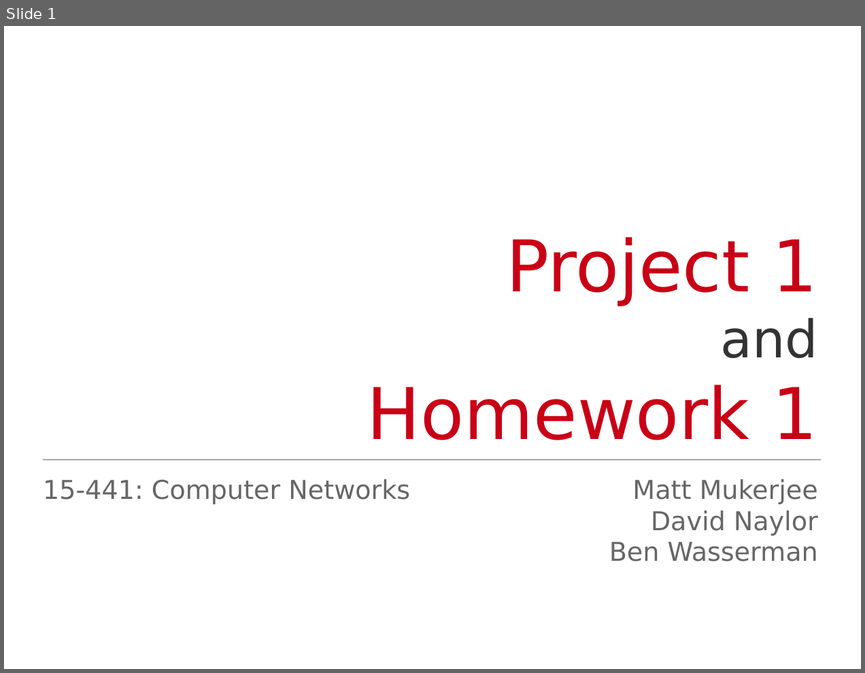
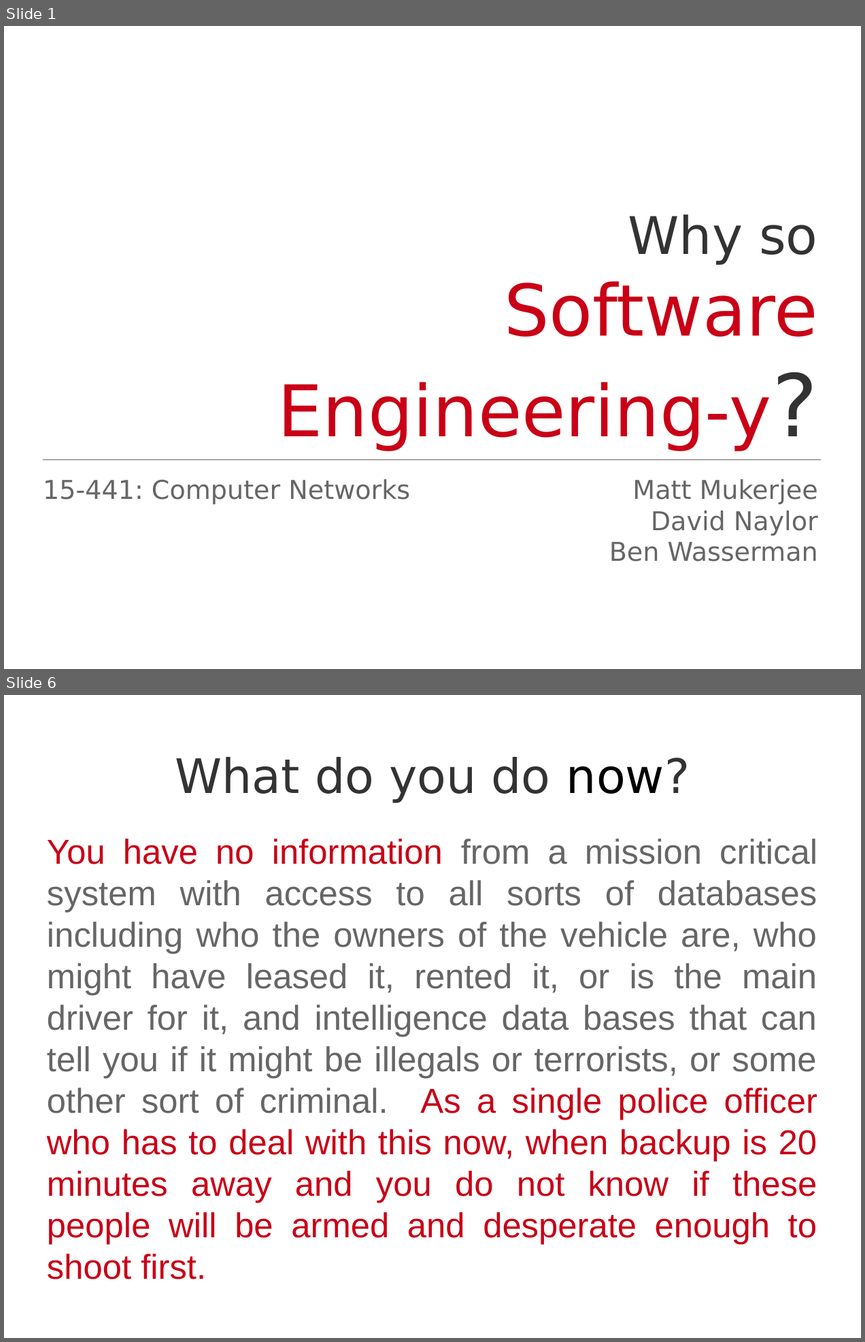
Before and after one commit to Jarvishappy/15-441-Recitation-Sessions, a slide deck: recitation3/src/recitation3.odp. Shown one above the other, each under a label of ours: slide 1 before the commit, slides 1 and 6 after it; the slides between them are not shown. The pictures are 865x673 and 865x1342 pixels, drawn with LibreOffice and Linux fonts; fonts in the diff are those of the drawing. Boxes give left, top, right and bottom in pixels: in the first picture for what was removed or moved away, otherwise in the second. Text is boxed around its words. In the diff, an @@ line names an element or a change of style, - is before the commit and + after.

```diff
--- a/recitation3/src/recitation3.odp
+++ b/recitation3/src/recitation3.odp
@@ slide 6 added at (x1=4, y1=695, x2=861, y2=1338), background #FFFFFF @@
@@ title added at (x1=175, y1=757, x2=689, y2=803), 44 pt, text #333333 @@
+What do you do now?
@@ subtitle added at (x1=47, y1=838, x2=817, y2=1279), 32 pt, text #666666 @@
+You have no information from a mission critical system with access to all sorts of databases including who the owners of the vehicle are, who might have leased it, rented it, or is the main driver for it, and intelligence data bases that can tell you if it might be illegals or terrorists, or some other sort of criminal. As a single police officer who has to deal with this now, when backup is 20 minutes away and you do not know if these people will be armed and desperate enough to shoot first.
@@ slide 1 changed as well @@
@@ subtitle at (x1=278, y1=214, x2=817, y2=450): text changed @@
-Project 1
-and
-Homework 1
+Why so
+Software Engineering-y?
```
Also in this commit, not shown: 37 other slides added, 28 slides removed, 11 other files.
